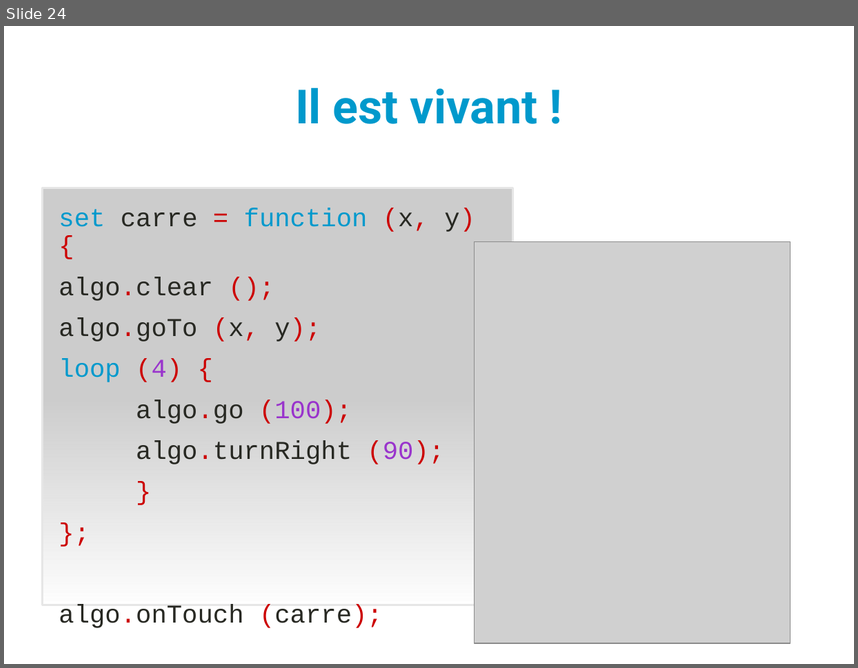
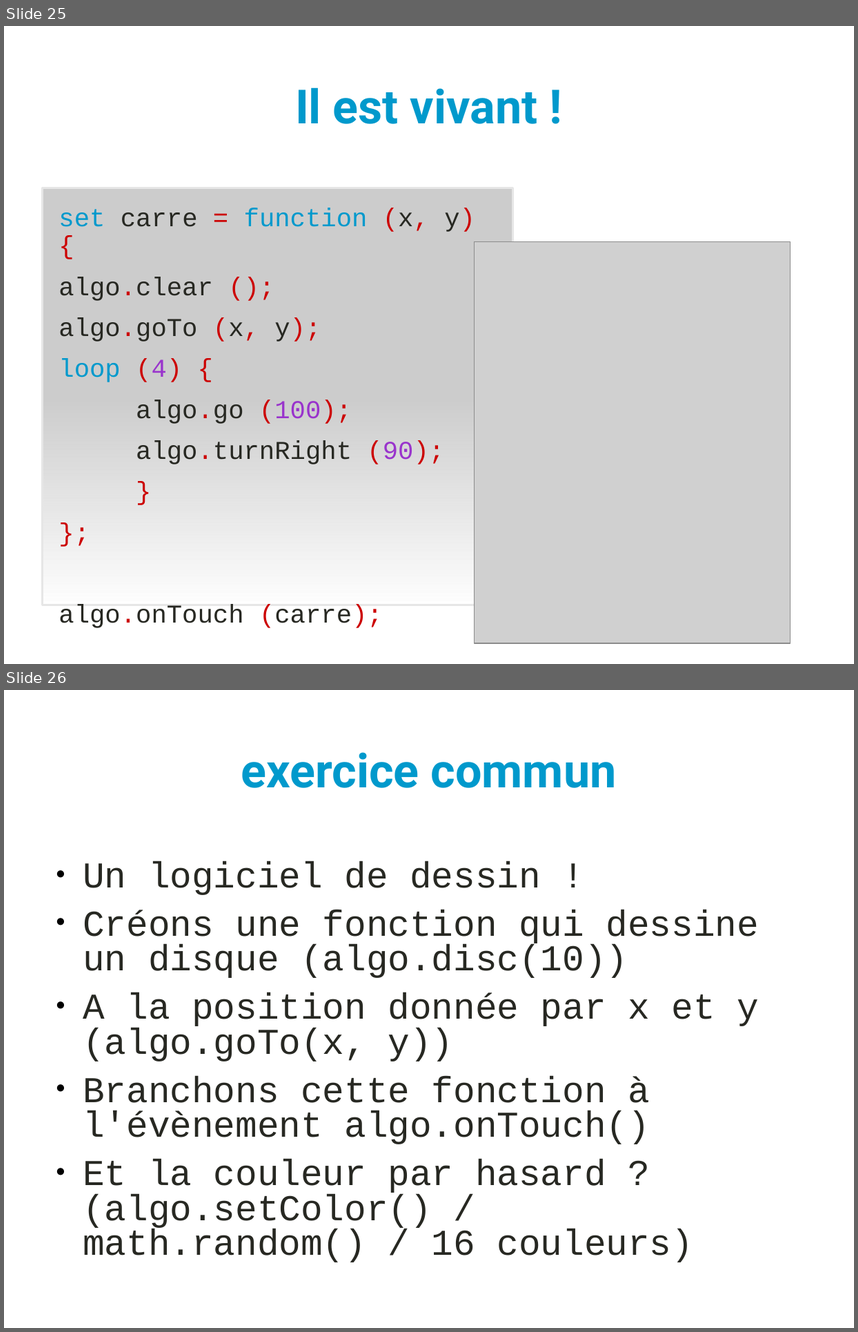
Before and after one commit to YannCaron/Devoxx4Kids-2015, a slide deck: Presentation.odp. Shown one above the other, each under a label of ours: slide 24 before the commit, slides 25 and 26 after it. The pictures are 858x668 and 858x1332 pixels, drawn with LibreOffice and Linux fonts; fonts in the diff are those of the drawing; grey boxes stand for pictures. Boxes give left, top, right and bottom in pixels: in the first picture for what was removed or moved away, otherwise in the second. Text is boxed around its words. In the diff, an @@ line names an element or a change of style, - is before the commit and + after.

```diff
--- a/Presentation.odp
+++ b/Presentation.odp
@@ slide 26 added at (x1=4, y1=690, x2=854, y2=1328), background #FFFFFF @@
@@ title added at (x1=241, y1=752, x2=617, y2=788), 44 pt, text #0099CC, bold @@
+exercice commun
@@ text added at (x1=83, y1=862, x2=759, y2=1262), 34 pt, text #272822 @@
+● Un logiciel de dessin !
+● Créons une fonction qui dessine un disque (algo.disc(10))
+● A la position donnée par x et y (algo.goTo(x, y))
+● Branchons cette fonction à l'évènement algo.onTouch()
+● Et la couleur par hasard ? (algo.setColor() / math.random() / 16 couleurs)
@@ what was slide 24 is now slide 25 @@
```
Also in this commit, not shown: 1 other slide added, 1 slide removed, 6 other files.
